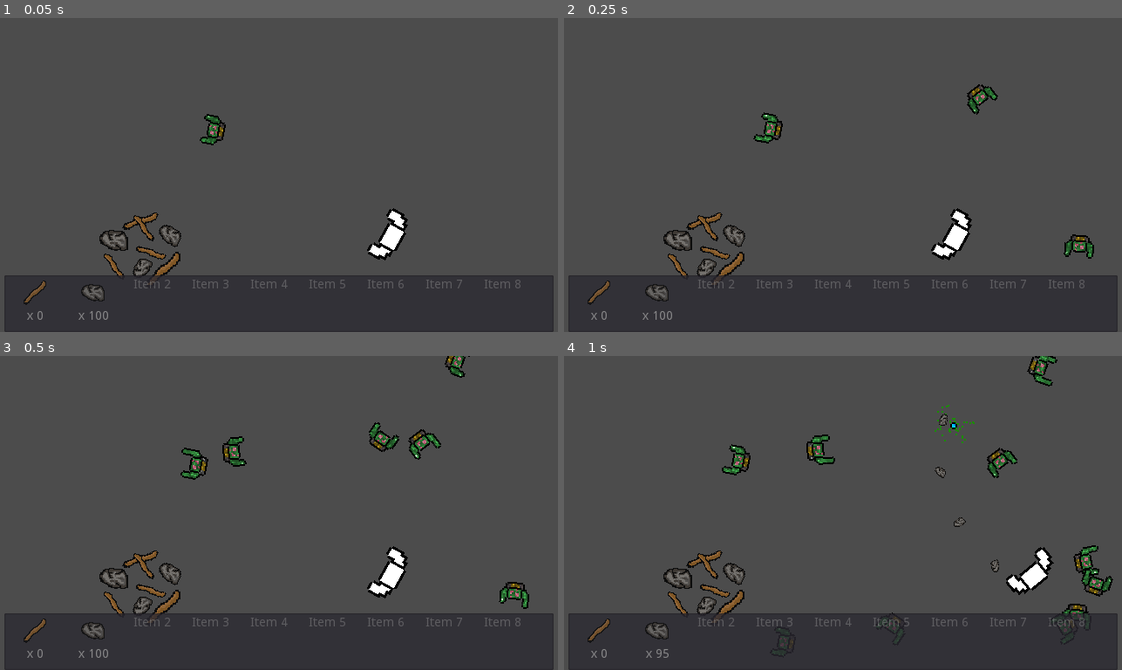
Above: before the commit, frames 1-4 (two rows, left to right).
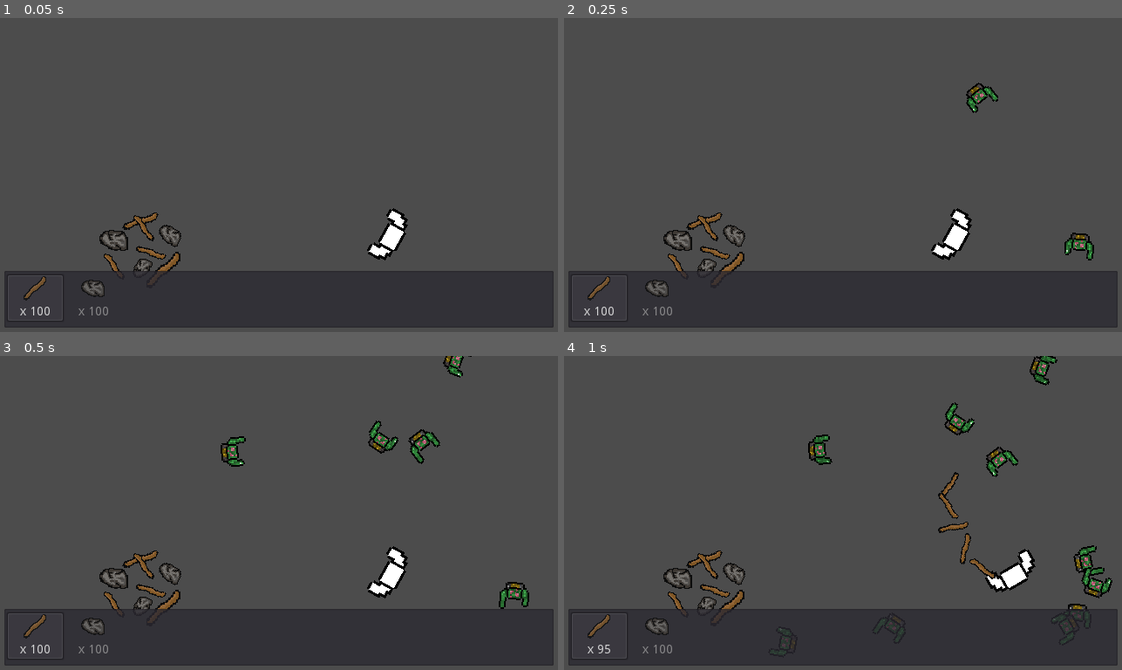
Above: after the commit, the same moments.

Repository: age-of-asparagus/click-godot3
Game: Godot game, scene res://Overworld/Overworld.tscn
Two runs of this game, one before a commit and one after it. Both use one fixed random seed, a clock stepped at 60 frames per second and the inputs below. The engine's default icon, where the game draws it, is replaced by a stand-in: a white triangle on a blue panel in a dark square.
Inputs (mouse positions are in pixels of both pictures, inside the frame that each line leads up to):
- Up to frame 1 (0.05 s): no input
- Up to frame 2 (0.25 s): no input
- Up to frame 3 (0.5 s): no input
- Up to frame 4 (1 s): move the mouse to (965, 497) at 0.52 s; hold Right (ui_right) from 0.53 s (still down); hold Space (shoot) from 0.53 s (still down); tap Keypad 1 (1, bound only after the commit) at 0.8 s

The runs differ from the first frame. In frame 1, 3.8% of the frame differs, in the area x 0-100%, y 30-100%; in frame 2, 4.2%; in frame 3, 4.6%; in frame 4, 6.6%, in the area x 0-100%, y 0-100%.

Commit message:
Inventory selection is working; can change weapons

Diff:
--- a/Autoloads/global.gd
+++ b/Autoloads/global.gd
@@ -1,7 +1,7 @@
 extends Node
 
 var fossils = 0
-var sticks = 0
+var sticks = 100
 var stones = 100
 var Stick_Stones_magnet_size = 1
 var Stick_Stones_spawn_rate = 1
--- a/Character/Character.gd
+++ b/Character/Character.gd
@@ -1,11 +1,12 @@
 extends KinematicBody2D
+
+export(Array, PackedScene) var items
 
 export var DeathEffect : PackedScene
 export var BiteEffect : PackedScene
 export var BiteMarkEffect : PackedScene
 
-export var speed := 200
-export var Ammo : PackedScene
+export var speed := 150
 export var max_health := 10
 onready var health = max_health
 
@@ -14,6 +15,7 @@
 var target_rotation = 0
 var velocity
 var can_shoot = true
+var item_selected = 0
 
 func _physics_process(delta):
 	rotation = get_global_mouse_position().angle_to_point(position)
@@ -29,14 +31,23 @@
 		if can_shoot:
 			shoot()
 
+func set_item_index(index: int):
+	item_selected = index
 
 func shoot():
-	if Global.stones >= 1:
-		var projectile = Ammo.instance()
+	if (item_selected == 0 and Global.sticks >= 1) or \
+	   (item_selected == 1 and Global.stones >= 1):
+
+		var projectile = items[item_selected].instance()
+		projectile.global_transform = $Hand.global_transform
 		get_parent().add_child(projectile)
 
-		projectile.global_transform = $Hand.global_transform
-		Global.stones -= 1
+		match item_selected:
+			0:
+				Global.sticks -= 1
+			1:
+				Global.stones -= 1
+
 		can_shoot = false
 		$FirerateTimer.start()
 
--- a/Character/Character.tscn
+++ b/Character/Character.tscn
@@ -1,14 +1,15 @@
-[gd_scene load_steps=19 format=2]
+[gd_scene load_steps=20 format=2]
 
 [ext_resource path="res://icon.png" type="Texture" id=1]
 [ext_resource path="res://Assets/Downloaded/barHorizontal_green.png" type="Texture" id=2]
 [ext_resource path="res://Character/Character.gd" type="Script" id=3]
-[ext_resource path="res://Weapons/Stone.tscn" type="PackedScene" id=4]
+[ext_resource path="res://Items/Stick.tscn" type="PackedScene" id=4]
 [ext_resource path="res://Effects/BloodSplatterHuge.tscn" type="PackedScene" id=5]
 [ext_resource path="res://Effects/FadingSplatterBase.tscn" type="PackedScene" id=6]
 [ext_resource path="res://Assets/half_zombie_and_human.png" type="Texture" id=7]
 [ext_resource path="res://Character/HealthDisplay.gd" type="Script" id=8]
 [ext_resource path="res://Effects/BiteMarkEffect.tscn" type="PackedScene" id=9]
+[ext_resource path="res://Items/Stone.tscn" type="PackedScene" id=10]
 
 [sub_resource type="CircleShape2D" id=1]
 radius = 17.0294
@@ -54,10 +55,10 @@
 __meta__ = {
 "_edit_group_": true
 }
+items = [ ExtResource( 4 ), ExtResource( 10 ) ]
 DeathEffect = ExtResource( 5 )
 BiteEffect = ExtResource( 6 )
 BiteMarkEffect = ExtResource( 9 )
-Ammo = ExtResource( 4 )
 
 [node name="HealthHUD" type="Node2D" parent="."]
 script = ExtResource( 8 )
--- a/HUD/HUD.gd
+++ b/HUD/HUD.gd
@@ -3,11 +3,12 @@
 onready var item_list = $MarginContainer/ItemList
 
 func _ready():
-	update_counts()
+	item_list.select(0)
 
 func _process(delta):
 	update_counts()
 
 func update_counts():
+
 	item_list.set_item_text(0, "x " + str(Global.sticks))
 	item_list.set_item_text(1, "x " + str(Global.stones))
--- a/HUD/OnScreenInventory1-9.tscn
+++ b/HUD/OnScreenInventory1-9.tscn
@@ -9,10 +9,13 @@
 
 [node name="MarginContainer" type="MarginContainer" parent="."]
 modulate = Color( 1, 1, 1, 0.784314 )
+anchor_left = 0.5
 anchor_top = 1.0
-anchor_right = 1.0
+anchor_right = 0.5
 anchor_bottom = 1.0
-margin_top = -70.0
+margin_left = -320.0
+margin_top = -75.0
+margin_right = 320.0
 custom_constants/margin_right = 5
 custom_constants/margin_top = 5
 custom_constants/margin_left = 5
@@ -24,7 +27,9 @@
 margin_right = 635.0
 margin_bottom = 70.0
 rect_min_size = Vector2( 630, 60 )
-items = [ "x 64", ExtResource( 2 ), false, "x 64", ExtResource( 1 ), false, "Item 2", null, true, "Item 3", null, true, "Item 4", null, true, "Item 5", null, true, "Item 6", null, true, "Item 7", null, true, "Item 8", null, true ]
+mouse_filter = 2
+custom_colors/guide_color = Color( 0.494118, 0.0745098, 0.0745098, 1 )
+items = [ "x 64", ExtResource( 2 ), false, "x 64", ExtResource( 1 ), false ]
 auto_height = true
 max_columns = 9
 same_column_width = true
--- /dev/null
+++ b/Items/BaseItem.gd
@@ -0,0 +1,30 @@
+extends Area2D
+
+export var damage := 1
+export var speed := 500
+export var max_distance := 1000
+export var lifetime_seconds := 2
+export var rotation_speed := 10
+
+export var texture_scale := 1.0
+export(Texture) var texture
+
+var age_seconds := 0.0
+
+onready var initial_position = global_position
+
+func _ready():
+	$Sprite.texture = texture
+	$Sprite.scale = Vector2(texture_scale, texture_scale)
+
+func _physics_process(delta):
+
+	# track the item's age since creation
+	age_seconds += delta
+	if age_seconds > lifetime_seconds:
+		queue_free()
+
+	# only move and rotate if distance travelled is less than max
+	if (global_position - initial_position).length() < max_distance:
+		position += transform.x * speed * delta
+		$Sprite.rotation += rotation_speed * delta
--- /dev/null
+++ b/Items/BaseItem.tscn
@@ -0,0 +1,20 @@
+[gd_scene load_steps=4 format=2]
+
+[ext_resource path="res://Items/BaseItem.gd" type="Script" id=2]
+[ext_resource path="res://UtilityNodes/DeleteMeIfIGoOffScreen.tscn" type="PackedScene" id=3]
+
+[sub_resource type="CircleShape2D" id=1]
+radius = 6.08276
+
+[node name="Item" type="Area2D"]
+collision_layer = 4
+collision_mask = 8
+script = ExtResource( 2 )
+
+[node name="Sprite" type="Sprite" parent="."]
+scale = Vector2( 0.5, 0.5 )
+
+[node name="CollisionShape2D" type="CollisionShape2D" parent="."]
+shape = SubResource( 1 )
+
+[node name="DeleteMeIfIGoOffScreen" parent="." instance=ExtResource( 3 )]
--- /dev/null
+++ b/Items/Stick.tscn
@@ -0,0 +1,10 @@
+[gd_scene load_steps=3 format=2]
+
+[ext_resource path="res://Items/BaseItem.tscn" type="PackedScene" id=1]
+[ext_resource path="res://Assets/Stick_material_32px.png" type="Texture" id=2]
+
+[node name="Item" instance=ExtResource( 1 )]
+speed = 200
+max_distance = 150
+lifetime_seconds = 4
+texture = ExtResource( 2 )
--- /dev/null
+++ b/Items/Stone.tscn
@@ -0,0 +1,8 @@
+[gd_scene load_steps=3 format=2]
+
+[ext_resource path="res://Items/BaseItem.tscn" type="PackedScene" id=1]
+[ext_resource path="res://Assets/Stone_material_32px.png" type="Texture" id=2]
+
+[node name="Item" instance=ExtResource( 1 )]
+texture_scale = 0.6
+texture = ExtResource( 2 )
--- a/Mobs/BaseMob.gd
+++ b/Mobs/BaseMob.gd
@@ -4,29 +4,24 @@
 export var DeathEffect : PackedScene
 export var XPNode : PackedScene
 var velocity
-var viewport_rect: Rect2
-
 
 func _ready():
 	# set speed in Y direction then rotate in random direction
 	velocity = Vector2(speed, 0).rotated(randf() * 2.0 * PI)
 	rotation = velocity.angle()
-	viewport_rect = get_viewport().get_visible_rect().grow(50)
 
 func _physics_process(delta):
 	move_and_slide(velocity)
 
-	# remove them if they move off the screen:
-	if not viewport_rect.has_point(position):
-		queue_free()
+func die():
+	var parent = get_parent()
 
-func die():
 	var death_effect = DeathEffect.instance()
-	get_parent().add_child(death_effect)
+	parent.add_child(death_effect)
 	death_effect.position = global_position
 
 	var xpnode = XPNode.instance()
-	get_parent().add_child(xpnode)
+	parent.add_child(xpnode)
 	xpnode.position = global_position
 	queue_free()
 
--- a/Mobs/BaseMob.tscn
+++ b/Mobs/BaseMob.tscn
@@ -6,6 +6,7 @@
 [ext_resource path="res://Assets/Zombie_walk_2.png" type="Texture" id=4]
 [ext_resource path="res://Assets/Zombie_walk_1.png" type="Texture" id=5]
 [ext_resource path="res://Effects/XPDot.tscn" type="PackedScene" id=6]
+[ext_resource path="res://UtilityNodes/DeleteMeIfIGoOffScreen.tscn" type="PackedScene" id=7]
 
 [sub_resource type="CircleShape2D" id=1]
 radius = 6.0
@@ -44,7 +45,9 @@
 [node name="AnimatedSprite" type="AnimatedSprite" parent="."]
 rotation = -1.5708
 frames = SubResource( 3 )
-frame = 1
+frame = 2
 playing = true
 
+[node name="DeleteMeIfIGoOffScreen" parent="." instance=ExtResource( 7 )]
+
 [connection signal="area_shape_entered" from="WeaponDetector" to="." method="_on_WeaponDetector_area_shape_entered"]
--- a/Overworld/Overworld.gd
+++ b/Overworld/Overworld.gd
@@ -10,6 +10,13 @@
 	else:
 		$ClickArea/KeyPrompt.visible = false
 
+	if Input.is_action_just_pressed("1"):
+		$Character.set_item_index(0)
+		$HUD/MarginContainer/ItemList.select(0)
+
+	if Input.is_action_just_pressed("2"):
+		$Character.set_item_index(1)
+		$HUD/MarginContainer/ItemList.select(1)
 
 func _on_ClickArea_body_entered(body):
 	player_is_near = true
--- a/Overworld/Overworld.tscn
+++ b/Overworld/Overworld.tscn
@@ -100,15 +100,13 @@
 
 [node name="KeyPrompt" type="AnimatedSprite" parent="ClickArea"]
 position = Vector2( 31.5, -33 )
+z_index = 1
 frames = SubResource( 4 )
 playing = true
 
 [node name="Character" parent="." instance=ExtResource( 1 )]
 position = Vector2( 447, 250 )
 
-[node name="BaseMob" parent="." instance=ExtResource( 3 )]
-position = Vector2( 246, 130 )
-
 [connection signal="timeout" from="SpawnManager/SpawnTimer" to="SpawnManager" method="_on_SpawnTimer_timeout"]
 [connection signal="body_entered" from="ClickArea" to="." method="_on_ClickArea_body_entered"]
 [connection signal="body_exited" from="ClickArea" to="." method="_on_ClickArea_body_exited"]
--- /dev/null
+++ b/UtilityNodes/DeleteMeIfIGoOffScreen.gd
@@ -0,0 +1,10 @@
+extends Node
+
+export var margin_pixels := 50
+onready var viewport_rect : Rect2 = get_viewport().get_visible_rect().grow(margin_pixels)
+onready var parent = get_parent()
+
+func _process(delta):
+	# remove the parent node if they go margin_pixels off screen
+	if not viewport_rect.has_point(parent.position):
+		parent.queue_free()
--- /dev/null
+++ b/UtilityNodes/DeleteMeIfIGoOffScreen.tscn
@@ -0,0 +1,6 @@
+[gd_scene load_steps=2 format=2]
+
+[ext_resource path="res://UtilityNodes/DeleteMeIfIGoOffScreen.gd" type="Script" id=1]
+
+[node name="DeleteMeIfIGoOffScreen" type="Node"]
+script = ExtResource( 1 )
--- a/Weapons/Stone.gd
+++ /dev/null
@@ -1,11 +0,0 @@
-extends Area2D
-
-export var speed := 500
-export var rotation_speed := 10
-
-func _physics_process(delta):
-	position += transform.x * speed * delta
-	$StoneMaterial.rotation += rotation_speed * delta
-
-func _on_Timer_timeout():
-	queue_free()
--- a/Weapons/Stone.tscn
+++ /dev/null
@@ -1,26 +0,0 @@
-[gd_scene load_steps=4 format=2]
-
-[ext_resource path="res://Assets/Stone_material.png" type="Texture" id=1]
-[ext_resource path="res://Weapons/Stone.gd" type="Script" id=2]
-
-[sub_resource type="CircleShape2D" id=1]
-radius = 6.08276
-
-[node name="Node2D" type="Area2D"]
-collision_layer = 4
-collision_mask = 8
-script = ExtResource( 2 )
-
-[node name="StoneMaterial" type="Sprite" parent="."]
-scale = Vector2( 0.5, 0.5 )
-texture = ExtResource( 1 )
-
-[node name="CollisionShape2D" type="CollisionShape2D" parent="."]
-shape = SubResource( 1 )
-
-[node name="Timer" type="Timer" parent="."]
-wait_time = 2.0
-one_shot = true
-autostart = true
-
-[connection signal="timeout" from="Timer" to="." method="_on_Timer_timeout"]
--- a/project.godot
+++ b/project.godot
@@ -83,6 +83,18 @@
 "events": [ Object(InputEventKey,"resource_local_to_scene":false,"resource_name":"","device":0,"alt":false,"shift":false,"control":false,"meta":false,"command":false,"pressed":false,"scancode":70,"physical_scancode":0,"unicode":0,"echo":false,"script":null)
  ]
 }
+1={
+"deadzone": 0.5,
+"events": [ Object(InputEventKey,"resource_local_to_scene":false,"resource_name":"","device":0,"alt":false,"shift":false,"control":false,"meta":false,"command":false,"pressed":false,"scancode":16777351,"physical_scancode":0,"unicode":0,"echo":false,"script":null)
+, Object(InputEventKey,"resource_local_to_scene":false,"resource_name":"","device":0,"alt":false,"shift":false,"control":false,"meta":false,"command":false,"pressed":false,"scancode":49,"physical_scancode":0,"unicode":0,"echo":false,"script":null)
+ ]
+}
+2={
+"deadzone": 0.5,
+"events": [ Object(InputEventKey,"resource_local_to_scene":false,"resource_name":"","device":0,"alt":false,"shift":false,"control":false,"meta":false,"command":false,"pressed":false,"scancode":50,"physical_scancode":0,"unicode":0,"echo":false,"script":null)
+, Object(InputEventKey,"resource_local_to_scene":false,"resource_name":"","device":0,"alt":false,"shift":false,"control":false,"meta":false,"command":false,"pressed":false,"scancode":16777352,"physical_scancode":0,"unicode":0,"echo":false,"script":null)
+ ]
+}
 
 [layer_names]
 
Not shown: 1 places in Mobs/BaseMob.tscn that only renumber resources
